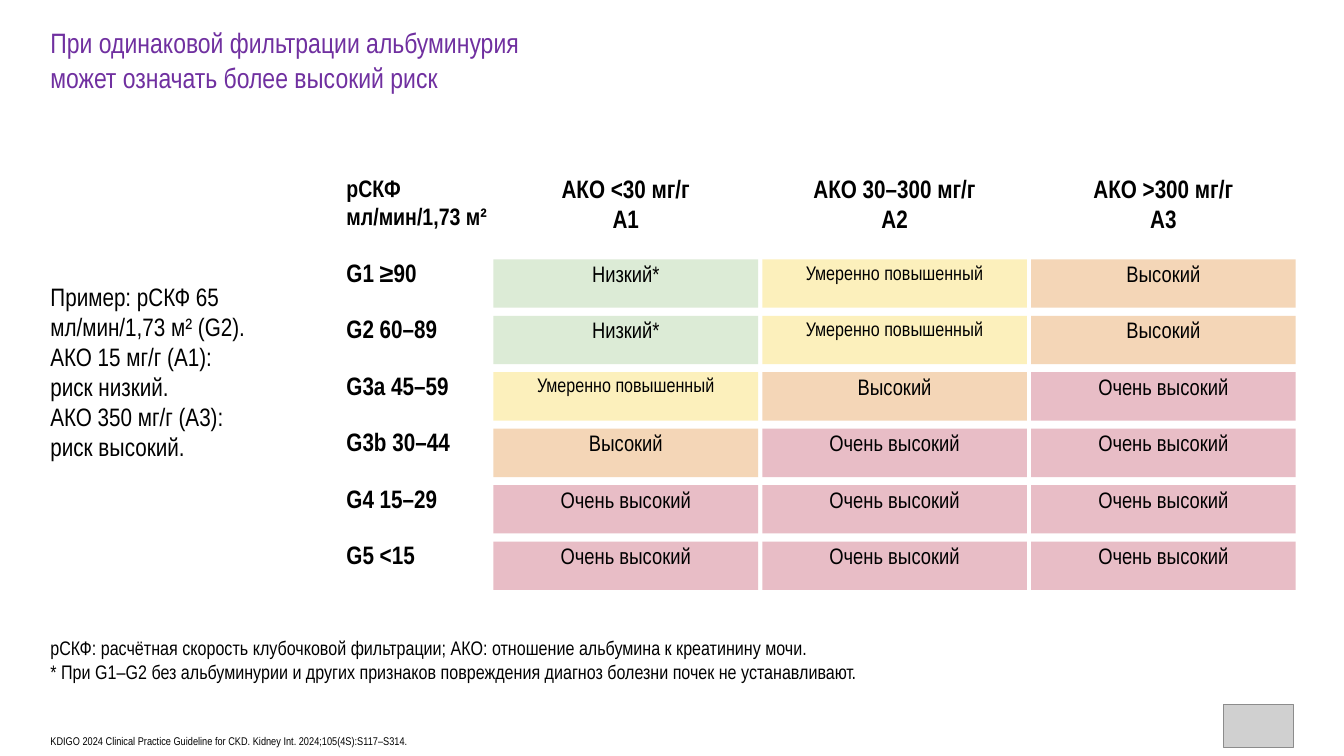
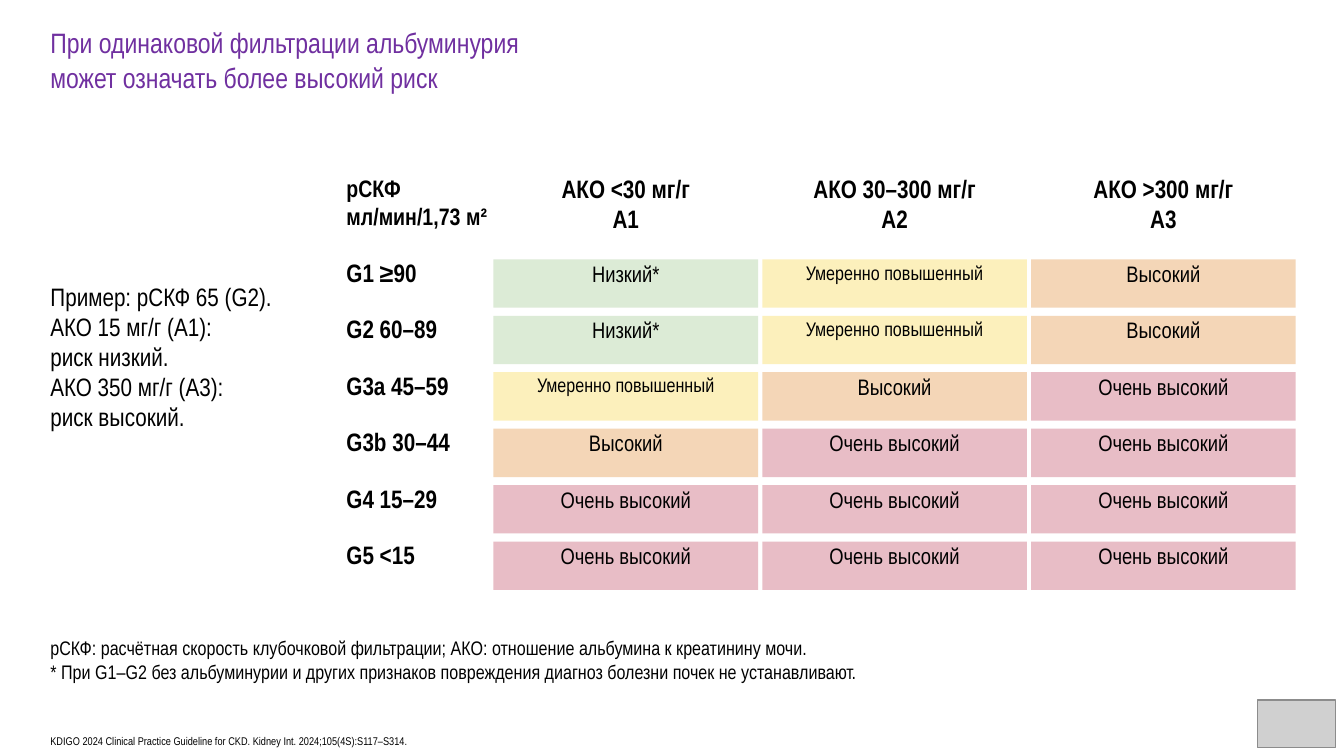
Before and after one commit to drabdulbosit1-eng/my-test-cloud, a slide deck: slide 10 of finerenone/Finerenone_Levin_reviewed.pptx. Drawn at 1344x756 pixels with LibreOffice and Linux fonts; fonts in the diff are those of the drawing; grey boxes stand for pictures. Boxes give left, top, right and bottom in pixels: in the first picture for what was removed or moved away, otherwise in the second. Text is boxed around its words. In the diff, an @@ line names an element or a change of style, - is before the commit and + after.

```diff
--- a/finerenone/Finerenone_Levin_reviewed.pptx
+++ b/finerenone/Finerenone_Levin_reviewed.pptx
@@ text at box(50, 287, 272, 312): text changed @@
-Пример: рСКФ 65
-мл/мин/1,73 м² (G2).
+Пример: рСКФ 65 (G2).
@@ picture: place and size @@
-picture at box(1224, 705, 1294, 748)
+picture at box(1258, 700, 1336, 747)
```
Also in this commit, not shown: 46 other slides changed, 1 other file.
